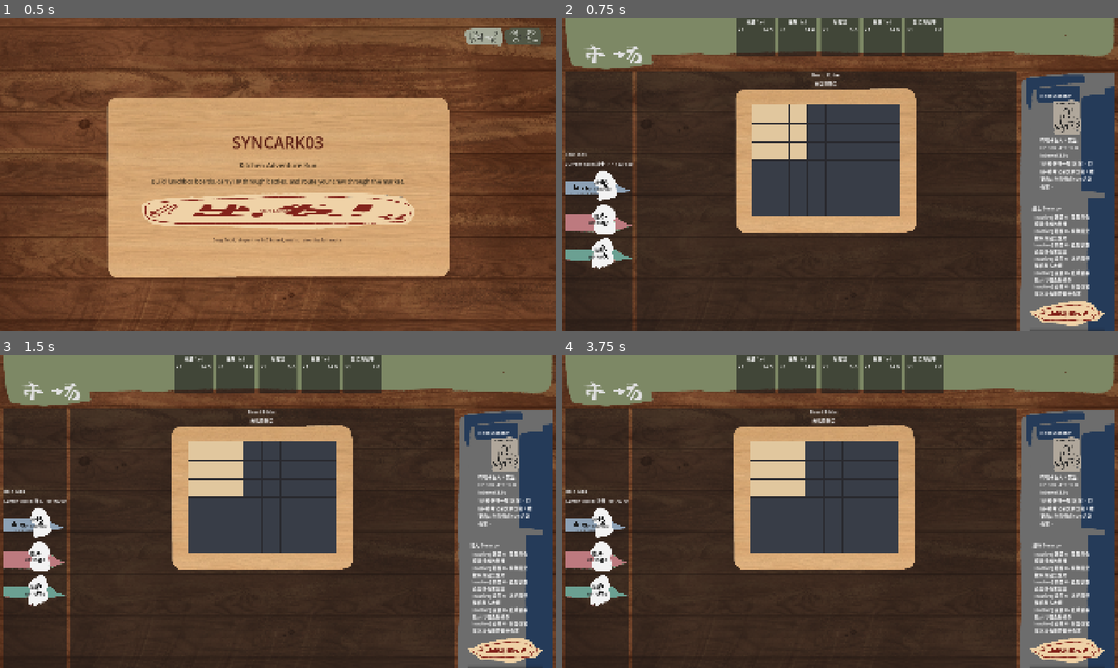
Above: before the commit, frames 1-4 (two rows, left to right).
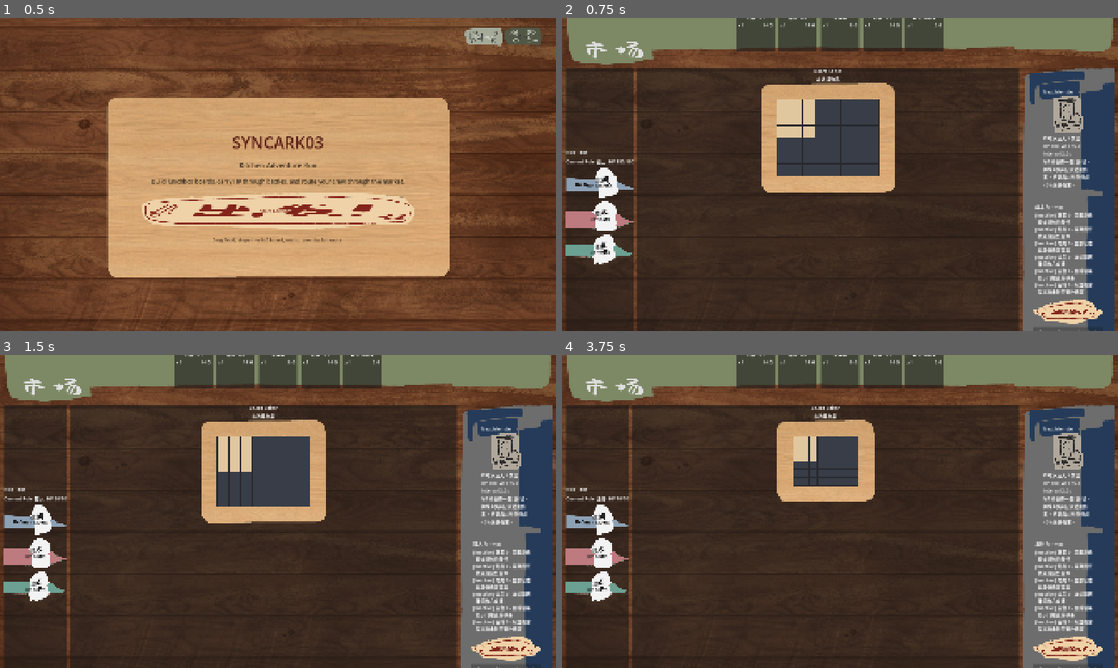
Above: after the commit, the same moments.

Repository: paleriderrrr/Syncark03
Game: Godot game, scene res://Scenes/title_screen.tscn
Two runs of this game, one before a commit and one after it. Both use one fixed random seed, a clock stepped at 60 frames per second and the inputs below.
Inputs:
- Up to frame 1 (0.5 s): no input
- Up to frame 2 (0.75 s): click "Start Adventure" at 0.5 s
- Up to frame 3 (1.5 s): click "猎人 HP 90/90" at 1.25 s
- Up to frame 4 (3.75 s): click "战士 HP 180/180" at 2 s; click "法师 HP 70/70" at 2.75 s; click "离开市场" at 3.5 s

Frame 1 is identical in both runs. In frame 2, 21% of the frame differs, in the area x 0-100%, y 0-100%; in frame 3, 22%; in frame 4, 23%.

Commit message:
Tune editor board and food data

Diff:
--- a/Scenes/main_editor_screen.tscn
+++ b/Scenes/main_editor_screen.tscn
@@ -35,19 +35,20 @@
 anchor_bottom = 1.0
 grow_horizontal = 2
 grow_vertical = 2
-theme_override_constants/margin_left = 10
-theme_override_constants/margin_top = 10
-theme_override_constants/margin_right = 10
-theme_override_constants/margin_bottom = 10
+theme_override_constants/margin_left = 14
+theme_override_constants/margin_top = 12
+theme_override_constants/margin_right = 14
+theme_override_constants/margin_bottom = 12
 
 [node name="RootVBox" type="VBoxContainer" parent="Margin"]
 layout_mode = 2
 size_flags_vertical = 3
-theme_override_constants/separation = 6
+theme_override_constants/separation = 8
 
 [node name="StatusPanel" type="PanelContainer" parent="Margin/RootVBox"]
 unique_name_in_owner = true
 layout_mode = 2
+custom_minimum_size = Vector2(0, 50)
 
 [node name="StatusGrid" type="GridContainer" parent="Margin/RootVBox/StatusPanel"]
 layout_mode = 2
@@ -56,106 +57,108 @@
 [node name="GoldLabel" type="Label" parent="Margin/RootVBox/StatusPanel/StatusGrid"]
 unique_name_in_owner = true
 layout_mode = 2
-custom_minimum_size = Vector2(180, 34)
+custom_minimum_size = Vector2(120, 30)
 text = "Gold: 0"
 
 [node name="RouteLabel" type="Label" parent="Margin/RootVBox/StatusPanel/StatusGrid"]
 unique_name_in_owner = true
 layout_mode = 2
-custom_minimum_size = Vector2(300, 34)
+custom_minimum_size = Vector2(180, 30)
 text = "NODE"
 
 [node name="NodeLabel" type="Label" parent="Margin/RootVBox/StatusPanel/StatusGrid"]
 unique_name_in_owner = true
 layout_mode = 2
-custom_minimum_size = Vector2(280, 34)
+custom_minimum_size = Vector2(180, 30)
 text = "Current Node"
 
 [node name="RiskLabel" type="Label" parent="Margin/RootVBox/StatusPanel/StatusGrid"]
 unique_name_in_owner = true
 layout_mode = 2
-custom_minimum_size = Vector2(180, 34)
+custom_minimum_size = Vector2(120, 30)
 text = "Risk"
 
 [node name="TopMarketPanel" type="PanelContainer" parent="Margin/RootVBox"]
 unique_name_in_owner = true
 layout_mode = 2
-custom_minimum_size = Vector2(0, 116)
+custom_minimum_size = Vector2(0, 142)
 
 [node name="TopMarketVBox" type="VBoxContainer" parent="Margin/RootVBox/TopMarketPanel"]
 layout_mode = 2
+theme_override_constants/separation = 2
+
+[node name="TopMarketActions" type="HBoxContainer" parent="Margin/RootVBox/TopMarketPanel/TopMarketVBox"]
+layout_mode = 2
+
+[node name="TopMarketSpacer" type="Control" parent="Margin/RootVBox/TopMarketPanel/TopMarketVBox/TopMarketActions"]
+layout_mode = 2
+size_flags_horizontal = 3
+
+[node name="MarketRefreshButton" type="Button" parent="Margin/RootVBox/TopMarketPanel/TopMarketVBox/TopMarketActions"]
+unique_name_in_owner = true
+layout_mode = 2
+text = "Refresh"
+
+[node name="TopMarketStrip" parent="Margin/RootVBox/TopMarketPanel/TopMarketVBox" instance=ExtResource("4_strip")]
+unique_name_in_owner = true
+layout_mode = 2
+
+[node name="MainHBox" type="HBoxContainer" parent="Margin/RootVBox"]
+unique_name_in_owner = true
+layout_mode = 2
+size_flags_vertical = 3
+theme_override_constants/separation = 12
+
+[node name="LeftPanel" type="PanelContainer" parent="Margin/RootVBox/MainHBox"]
+layout_mode = 2
+custom_minimum_size = Vector2(208, 0)
+size_flags_vertical = 3
+
+[node name="LeftCenter" type="CenterContainer" parent="Margin/RootVBox/MainHBox/LeftPanel"]
+layout_mode = 2
+size_flags_vertical = 3
+
+[node name="LeftVBox" type="VBoxContainer" parent="Margin/RootVBox/MainHBox/LeftPanel/LeftCenter"]
+layout_mode = 2
+theme_override_constants/separation = 8
+alignment = 1
+
+[node name="RoleTitle" type="Label" parent="Margin/RootVBox/MainHBox/LeftPanel/LeftCenter/LeftVBox"]
+layout_mode = 2
+text = "Role Tabs"
+
+[node name="SelectedRoleLabel" type="Label" parent="Margin/RootVBox/MainHBox/LeftPanel/LeftCenter/LeftVBox"]
+unique_name_in_owner = true
+layout_mode = 2
+text = "Current Role"
+
+[node name="WarriorTabButton" type="Button" parent="Margin/RootVBox/MainHBox/LeftPanel/LeftCenter/LeftVBox"]
+unique_name_in_owner = true
+layout_mode = 2
+custom_minimum_size = Vector2(156, 56)
+text = "Warrior"
+
+[node name="HunterTabButton" type="Button" parent="Margin/RootVBox/MainHBox/LeftPanel/LeftCenter/LeftVBox"]
+unique_name_in_owner = true
+layout_mode = 2
+custom_minimum_size = Vector2(156, 56)
+text = "Hunter"
+
+[node name="MageTabButton" type="Button" parent="Margin/RootVBox/MainHBox/LeftPanel/LeftCenter/LeftVBox"]
+unique_name_in_owner = true
+layout_mode = 2
+custom_minimum_size = Vector2(156, 56)
+text = "Mage"
+
+[node name="CenterPanel" type="PanelContainer" parent="Margin/RootVBox/MainHBox"]
+layout_mode = 2
+size_flags_horizontal = 3
+size_flags_vertical = 3
+
+[node name="CenterVBox" type="VBoxContainer" parent="Margin/RootVBox/MainHBox/CenterPanel"]
+layout_mode = 2
+size_flags_vertical = 3
 theme_override_constants/separation = 4
-
-[node name="TopMarketActions" type="HBoxContainer" parent="Margin/RootVBox/TopMarketPanel/TopMarketVBox"]
-layout_mode = 2
-
-[node name="TopMarketSpacer" type="Control" parent="Margin/RootVBox/TopMarketPanel/TopMarketVBox/TopMarketActions"]
-layout_mode = 2
-size_flags_horizontal = 3
-
-[node name="MarketRefreshButton" type="Button" parent="Margin/RootVBox/TopMarketPanel/TopMarketVBox/TopMarketActions"]
-unique_name_in_owner = true
-layout_mode = 2
-text = "Refresh"
-
-[node name="TopMarketStrip" parent="Margin/RootVBox/TopMarketPanel/TopMarketVBox" instance=ExtResource("4_strip")]
-unique_name_in_owner = true
-layout_mode = 2
-
-[node name="MainHBox" type="HBoxContainer" parent="Margin/RootVBox"]
-layout_mode = 2
-size_flags_vertical = 3
-theme_override_constants/separation = 12
-
-[node name="LeftPanel" type="PanelContainer" parent="Margin/RootVBox/MainHBox"]
-layout_mode = 2
-custom_minimum_size = Vector2(220, 0)
-size_flags_vertical = 3
-
-[node name="LeftCenter" type="CenterContainer" parent="Margin/RootVBox/MainHBox/LeftPanel"]
-layout_mode = 2
-
-[node name="LeftVBox" type="VBoxContainer" parent="Margin/RootVBox/MainHBox/LeftPanel/LeftCenter"]
-layout_mode = 2
-theme_override_constants/separation = 10
-alignment = 1
-
-[node name="RoleTitle" type="Label" parent="Margin/RootVBox/MainHBox/LeftPanel/LeftCenter/LeftVBox"]
-layout_mode = 2
-text = "Role Tabs"
-
-[node name="SelectedRoleLabel" type="Label" parent="Margin/RootVBox/MainHBox/LeftPanel/LeftCenter/LeftVBox"]
-unique_name_in_owner = true
-layout_mode = 2
-text = "Current Role"
-
-[node name="WarriorTabButton" type="Button" parent="Margin/RootVBox/MainHBox/LeftPanel/LeftCenter/LeftVBox"]
-unique_name_in_owner = true
-layout_mode = 2
-custom_minimum_size = Vector2(164, 70)
-text = "Warrior"
-
-[node name="HunterTabButton" type="Button" parent="Margin/RootVBox/MainHBox/LeftPanel/LeftCenter/LeftVBox"]
-unique_name_in_owner = true
-layout_mode = 2
-custom_minimum_size = Vector2(164, 70)
-text = "Hunter"
-
-[node name="MageTabButton" type="Button" parent="Margin/RootVBox/MainHBox/LeftPanel/LeftCenter/LeftVBox"]
-unique_name_in_owner = true
-layout_mode = 2
-custom_minimum_size = Vector2(164, 70)
-text = "Mage"
-
-[node name="CenterPanel" type="PanelContainer" parent="Margin/RootVBox/MainHBox"]
-layout_mode = 2
-size_flags_horizontal = 3
-size_flags_vertical = 3
-
-[node name="CenterVBox" type="VBoxContainer" parent="Margin/RootVBox/MainHBox/CenterPanel"]
-layout_mode = 2
-size_flags_vertical = 3
-theme_override_constants/separation = 6
 
 [node name="BoardTitle" type="Label" parent="Margin/RootVBox/MainHBox/CenterPanel/CenterVBox"]
 layout_mode = 2
@@ -175,6 +178,7 @@
 size_flags_vertical = 4
 
 [node name="BoardCenter" type="CenterContainer" parent="Margin/RootVBox/MainHBox/CenterPanel/CenterVBox/BoardFrame"]
+unique_name_in_owner = true
 layout_mode = 2
 size_flags_horizontal = 4
 size_flags_vertical = 4
@@ -185,16 +189,17 @@
 size_flags_horizontal = 4
 size_flags_vertical = 4
 script = ExtResource("3_board")
-cell_pixel_size = 64
+cell_pixel_size = 48
 
 [node name="RightPanel" type="PanelContainer" parent="Margin/RootVBox/MainHBox"]
 unique_name_in_owner = true
 layout_mode = 2
-custom_minimum_size = Vector2(330, 0)
+custom_minimum_size = Vector2(296, 0)
 size_flags_vertical = 3
 
 [node name="RightVBox" type="VBoxContainer" parent="Margin/RootVBox/MainHBox/RightPanel"]
 layout_mode = 2
+size_flags_vertical = 3
 theme_override_constants/separation = 6
 
 [node name="NextMonsterPanel" type="PanelContainer" parent="Margin/RootVBox/MainHBox/RightPanel/RightVBox"]
@@ -212,7 +217,7 @@
 [node name="WantedPosterRect" type="TextureRect" parent="Margin/RootVBox/MainHBox/RightPanel/RightVBox/NextMonsterPanel/NextMonsterVBox"]
 unique_name_in_owner = true
 layout_mode = 2
-custom_minimum_size = Vector2(122, 120)
+custom_minimum_size = Vector2(104, 104)
 stretch_mode = 5
 expand_mode = 1
 
@@ -245,7 +250,7 @@
 [node name="ActionButton" type="Button" parent="Margin/RootVBox/MainHBox/RightPanel/RightVBox/RightButtons"]
 unique_name_in_owner = true
 layout_mode = 2
-custom_minimum_size = Vector2(220, 96)
+custom_minimum_size = Vector2(180, 74)
 text = "Continue"
 
 [node name="RestoreButton" type="Button" parent="Margin/RootVBox/MainHBox/RightPanel/RightVBox/RightButtons"]
@@ -256,7 +261,7 @@
 [node name="BottomInventoryPanel" type="PanelContainer" parent="Margin/RootVBox"]
 unique_name_in_owner = true
 layout_mode = 2
-custom_minimum_size = Vector2(0, 116)
+custom_minimum_size = Vector2(0, 142)
 
 [node name="InventoryDropZone" type="PanelContainer" parent="Margin/RootVBox/BottomInventoryPanel"]
 unique_name_in_owner = true
--- a/Scripts/Tests/ui_runner.gd
+++ b/Scripts/Tests/ui_runner.gd
@@ -41,6 +41,12 @@
 	_assert(editor.get_node_or_null("Margin/RootVBox/BottomInventoryPanel/InventoryDropZone") != null, "Inventory drop zone should exist")
 	_assert(editor.get_node_or_null("Margin/RootVBox/BottomInventoryPanel/InventoryDropZone/InventoryStrip") != null, "Bottom inventory strip should exist")
 	_assert(editor.get_node_or_null("Margin/RootVBox/MainHBox/CenterPanel/CenterVBox/BoardFrame/BoardCenter/BentoBoardView") != null, "Board should be centered inside the editor area")
+	await process_frame
+	await process_frame
+	var viewport_rect := Rect2(Vector2.ZERO, editor.get_viewport().get_visible_rect().size)
+	_assert(_rect_inside_viewport(editor.get_node("Margin/RootVBox/StatusPanel").get_global_rect(), viewport_rect), "Status panel should remain inside the viewport")
+	_assert(_rect_inside_viewport(editor.get_node("Margin/RootVBox/TopMarketPanel").get_global_rect(), viewport_rect), "Top market panel should remain inside the viewport")
+	_assert(_rect_inside_viewport(editor.get_node("Margin/RootVBox/BottomInventoryPanel").get_global_rect(), viewport_rect), "Bottom inventory panel should remain inside the viewport")
 	run_state.current_gold = 999
 	run_state.current_market_index = 4
 	for _i in range(10):
@@ -68,3 +74,6 @@
 	if not condition:
 		_failures.append(message)
 		push_error(message)
+
+func _rect_inside_viewport(rect: Rect2, viewport_rect: Rect2) -> bool:
+	return rect.position.x >= viewport_rect.position.x and rect.position.y >= viewport_rect.position.y and rect.end.x <= viewport_rect.end.x and rect.end.y <= viewport_rect.end.y
--- a/Scripts/UI/Components/bento_board_view.gd
+++ b/Scripts/UI/Components/bento_board_view.gd
@@ -25,7 +25,15 @@
 var _hover_valid: bool = false
 
 func _ready() -> void:
-	custom_minimum_size = Vector2(GRID_WIDTH * cell_pixel_size, GRID_HEIGHT * cell_pixel_size)
+	_apply_cell_metrics()
+
+func set_cell_pixel_size(new_size: int) -> void:
+	var clamped_size: int = max(new_size, 16)
+	if clamped_size == cell_pixel_size:
+		return
+	cell_pixel_size = clamped_size
+	_apply_cell_metrics()
+	queue_redraw()
 
 func set_food_textures(texture_lookup: Dictionary) -> void:
 	_texture_lookup = texture_lookup.duplicate(false)
@@ -37,8 +45,11 @@
 	_food_lookup = food_lookup
 	if not texture_lookup.is_empty():
 		_texture_lookup = texture_lookup.duplicate(false)
+	_apply_cell_metrics()
+	queue_redraw()
+
+func _apply_cell_metrics() -> void:
 	custom_minimum_size = Vector2(GRID_WIDTH * cell_pixel_size, GRID_HEIGHT * cell_pixel_size)
-	queue_redraw()
 
 func _draw() -> void:
 	var expansion_lookup: Dictionary = {}
--- a/Scripts/UI/main_editor_screen.gd
+++ b/Scripts/UI/main_editor_screen.gd
@@ -19,6 +19,7 @@
 @onready var selected_role_label: Label = %SelectedRoleLabel
 @onready var selected_item_label: Label = %SelectedItemLabel
 @onready var board_view: BentoBoardView = %BentoBoardView
+@onready var main_hbox: HBoxContainer = %MainHBox
 @onready var top_market_panel: PanelContainer = %TopMarketPanel
 @onready var top_market_strip: ItemStrip = %TopMarketStrip
 @onready var market_refresh_button: Button = %MarketRefreshButton
@@ -26,6 +27,8 @@
 @onready var inventory_strip: ItemStrip = %InventoryStrip
 @onready var bottom_inventory_panel: PanelContainer = %BottomInventoryPanel
 @onready var board_frame: PanelContainer = %BoardFrame
+@onready var board_center: CenterContainer = %BoardCenter
+@onready var left_panel: PanelContainer = $"Margin/RootVBox/MainHBox/LeftPanel"
 @onready var right_panel: PanelContainer = %RightPanel
 @onready var restore_button: Button = %RestoreButton
 @onready var action_button: Button = %ActionButton
@@ -45,6 +48,7 @@
 
 var _food_textures: Dictionary = {}
 var _role_names: Dictionary = {}
+var _layout_refresh_queued: bool = false
 
 func _run_state() -> Node:
 	return get_node("/root/RunState")
@@ -76,6 +80,9 @@
 	tab_buttons[&"hunter"].pressed.connect(func() -> void: _run_state().select_character(&"hunter"))
 	tab_buttons[&"mage"].pressed.connect(func() -> void: _run_state().select_character(&"mage"))
 	board_view.set_food_textures(_food_textures)
+	resized.connect(_schedule_layout_refresh)
+	get_viewport().size_changed.connect(_schedule_layout_refresh)
+	_schedule_layout_refresh()
 	_refresh()
 
 func _apply_static_texts() -> void:
@@ -105,11 +112,11 @@
 	apply_button_texture(tab_buttons[&"hunter"], TEX_ROLE_MID, 30)
 	apply_button_texture(tab_buttons[&"mage"], TEX_ROLE_BOTTOM, 30)
 	wanted_poster_rect.texture = TEX_WANTED
-	market_refresh_button.custom_minimum_size = Vector2(140, 58)
-	action_button.custom_minimum_size = Vector2(200, 82)
+	market_refresh_button.custom_minimum_size = Vector2(136, 54)
+	action_button.custom_minimum_size = Vector2(190, 78)
 	for role_button_variant in tab_buttons.values():
 		var role_button: Button = role_button_variant
-		role_button.custom_minimum_size = Vector2(164, 70)
+		role_button.custom_minimum_size = Vector2(156, 56)
 	_apply_button_font_color(market_refresh_button, Color(0.96, 0.96, 0.96))
 	_apply_button_font_color(action_button, Color(0.46, 0.11, 0.08))
 	_apply_button_font_color(tab_buttons[&"warrior"], Color(0.12, 0.12, 0.12))
@@ -138,6 +145,56 @@
 		label.add_theme_color_override("font_color", Color(0.97, 0.93, 0.82))
 		label.add_theme_font_size_override("font_size", 17)
 
+func _schedule_layout_refresh() -> void:
+	if _layout_refresh_queued:
+		return
+	_layout_refresh_queued = true
+	call_deferred("_apply_dynamic_layout")
+
+func _apply_dynamic_layout() -> void:
+	_layout_refresh_queued = false
+	if not is_inside_tree():
+		return
+	var viewport_size: Vector2 = get_viewport_rect().size
+	if viewport_size.x <= 0.0 or viewport_size.y <= 0.0:
+		return
+	var content_size: Vector2 = $"Margin".size
+	var status_height: int = clampi(int(content_size.y * 0.048), 44, 56)
+	var strip_height: int = clampi(int(content_size.y * 0.13), 118, 146)
+	status_panel.custom_minimum_size = Vector2(0, status_height)
+	top_market_panel.custom_minimum_size = Vector2(0, strip_height)
+	bottom_inventory_panel.custom_minimum_size = Vector2(0, strip_height)
+	left_panel.custom_minimum_size.x = clampi(int(content_size.x * 0.11), 180, 224)
+	right_panel.custom_minimum_size.x = clampi(int(content_size.x * 0.165), 268, 332)
+	var button_height: int = clampi(int(main_hbox.size.y * 0.14), 50, 66)
+	for role_button_variant in tab_buttons.values():
+		var role_button: Button = role_button_variant
+		role_button.custom_minimum_size = Vector2(156, button_height)
+	market_refresh_button.custom_minimum_size = Vector2(clampi(int(content_size.x * 0.075), 124, 154), clampi(int(strip_height * 0.46), 46, 60))
+	action_button.custom_minimum_size = Vector2(clampi(int(content_size.x * 0.104), 176, 220), clampi(int(main_hbox.size.y * 0.16), 66, 84))
+	wanted_poster_rect.custom_minimum_size = Vector2(clampi(int(right_panel.size.x * 0.36), 92, 126), clampi(int(main_hbox.size.y * 0.18), 92, 128))
+	for label in [gold_label, route_label, node_label, risk_label]:
+		label.custom_minimum_size.y = clampi(status_height - 12, 28, 40)
+	_schedule_board_size()
+
+func _schedule_board_size() -> void:
+	call_deferred("_apply_board_size")
+
+func _apply_board_size() -> void:
+	if not is_inside_tree():
+		return
+	var available_size: Vector2 = board_center.size
+	if available_size.x <= 0.0 or available_size.y <= 0.0:
+		return
+	var horizontal_padding: int = 12
+	var vertical_padding: int = 12
+	var usable_width: float = maxf(available_size.x - horizontal_padding * 2.0, 0.0)
+	var usable_height: float = maxf(available_size.y - vertical_padding * 2.0, 0.0)
+	var cell_width: int = int(floor(usable_width / float(BentoBoardView.GRID_WIDTH)))
+	var cell_height: int = int(floor(usable_height / float(BentoBoardView.GRID_HEIGHT)))
+	var target_size: int = max(min(cell_width, cell_height), 16)
+	board_view.set_cell_pixel_size(target_size)
+
 func apply_panel_texture(panel: PanelContainer, texture: Texture2D, margin: int) -> void:
 	var style := StyleBoxTexture.new()
 	style.texture = texture
@@ -178,6 +235,7 @@
 	_refresh_board()
 	_refresh_next_monster_panel()
 	_refresh_synergy_panel()
+	_schedule_layout_refresh()
 
 func _refresh_selected_role(character_id: StringName) -> void:
 	var run_state: Node = _run_state()
Not shown, changed: Docs/07_progress_log.md
